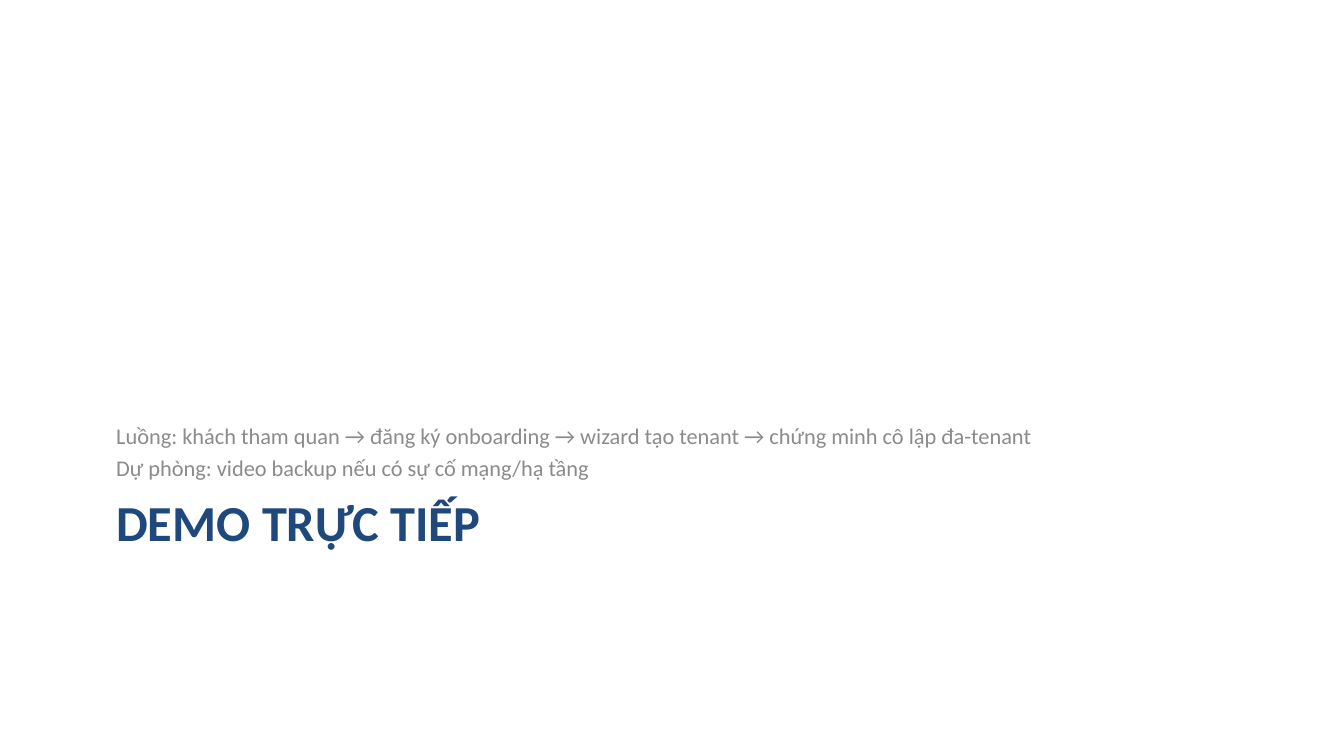
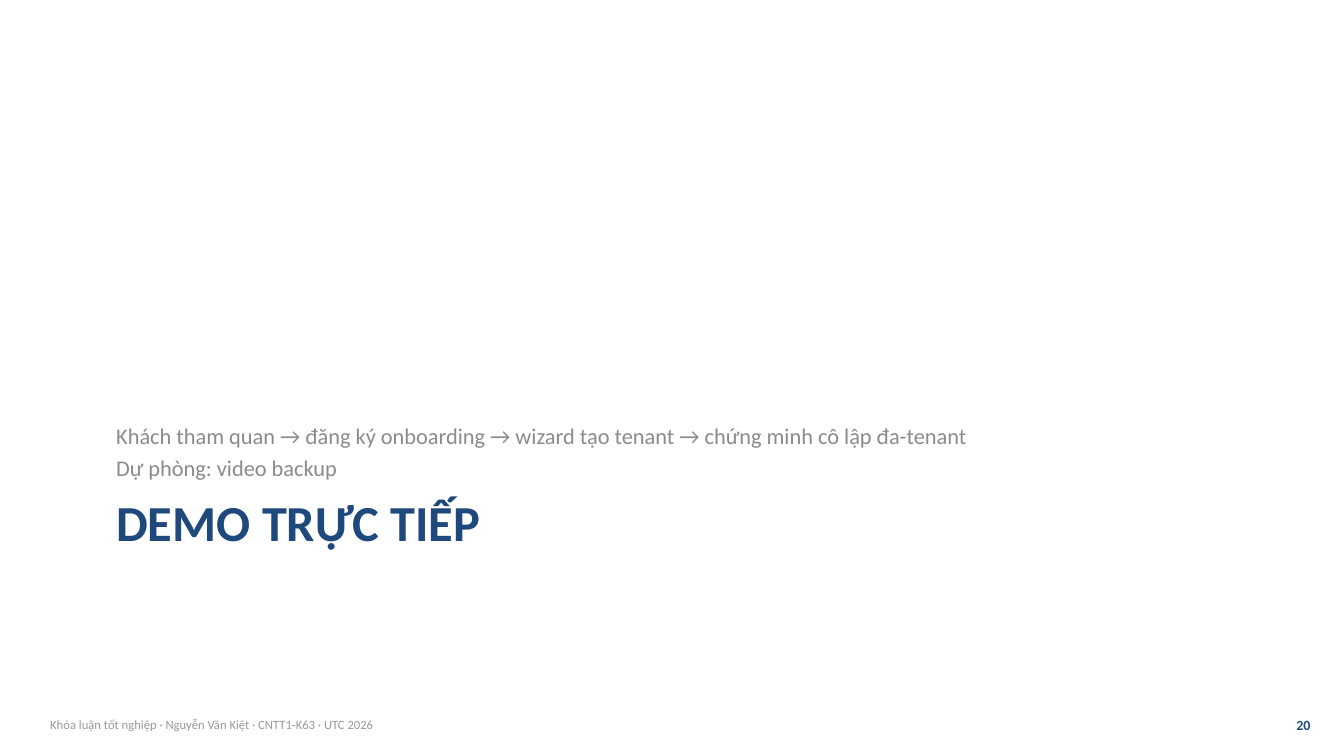
Before and after one commit to VictorAurelius/2026-Kite-Class-Platform, a slide deck: slide 20 of documents/08-thesis/defense/KiteHub-baove-khoaluan-20slide.pptx (slide 18 before the commit). Drawn at 1344x756 pixels with LibreOffice and Linux fonts; fonts in the diff are those of the drawing. Boxes give left, top, right and bottom in pixels: in the first picture for what was removed or moved away, otherwise in the second. Text is boxed around its words. In the diff, an @@ line names an element or a change of style, - is before the commit and + after.

```diff
--- a/documents/08-thesis/defense/KiteHub-baove-khoaluan-20slide.pptx
+++ b/documents/08-thesis/defense/KiteHub-baove-khoaluan-20slide.pptx
@@ text at [116, 428, 967, 480]: text changed @@
-Luồng: khách tham quan → đăng ký onboarding → wizard tạo tenant → chứng minh cô lập đa-tenant
-Dự phòng: video backup nếu có sự cố mạng/hạ tầng
+Khách tham quan → đăng ký onboarding → wizard tạo tenant → chứng minh cô lập đa-tenant
+Dự phòng: video backup
@@ text added at [50, 719, 374, 731], 9 pt, text #9A9A9A @@
+Khóa luận tốt nghiệp · Nguyễn Văn Kiệt · CNTT1-K63 · UTC 2026
@@ text added at [1296, 721, 1310, 730], 10 pt, text #1F497D, bold @@
+20
```
Also in this commit, not shown: 13 other slides changed, 12 slides added, 12 slides removed, 22 other files.
